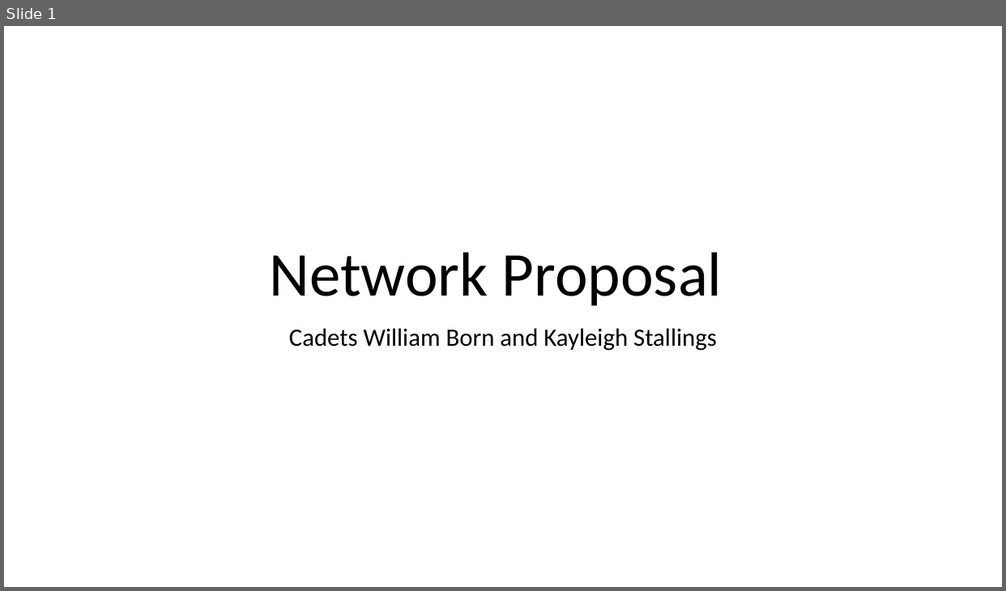
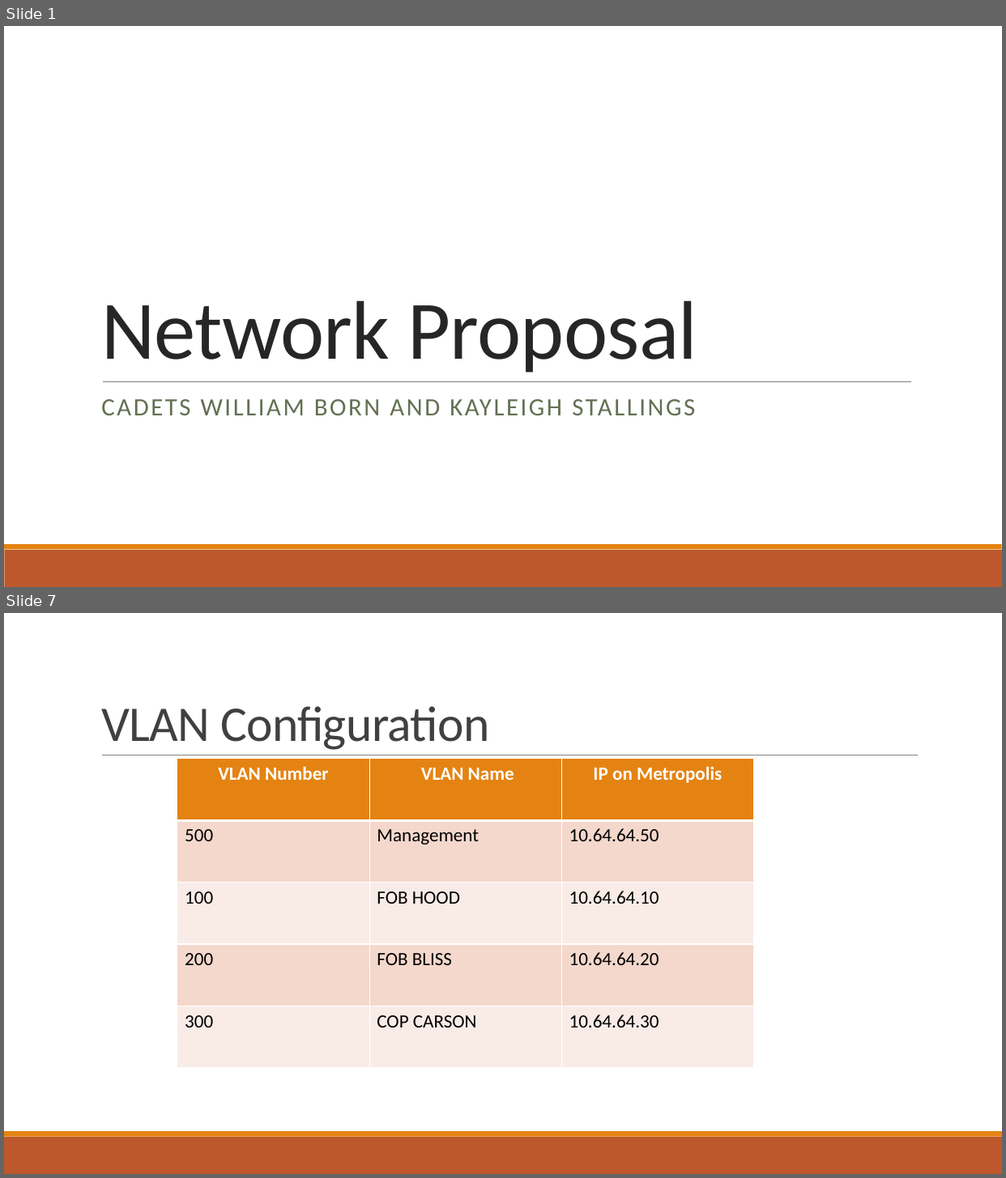
Before and after one commit to wkborn/cy350project, a slide deck: Network Proposal.pptx. Shown one above the other, each under a label of ours: slide 1 before the commit, slides 1 and 7 after it; the slides between them are not shown. The pictures are 1006x591 and 1006x1178 pixels, drawn with LibreOffice and Linux fonts; fonts in the diff are those of the drawing. Boxes give left, top, right and bottom in pixels: in the first picture for what was removed or moved away, otherwise in the second. Text is boxed around its words. In the diff, an @@ line names an element or a change of style, - is before the commit and + after.

```diff
--- a/Network Proposal.pptx
+++ b/Network Proposal.pptx
@@ slide 7 added at (x1=4, y1=613, x2=1002, y2=1174), background #FFFFFF; not listed: 2 template elements that a slide beside it also shows @@
@@ title added at (x1=101, y1=706, x2=489, y2=750), 48 pt, text #404040 @@
+VLAN Configuration
@@ line added from (102, 756) to (918, 756), #808080 0.5 pt @@
@@ table added at (x1=177, y1=759, x2=755, y2=1069), 5 rows, 3 columns @@
+VLAN Number | VLAN Name | IP on Metropolis
+500 | Management | 10.64.64.50
+100 | FOB HOOD | 10.64.64.10
+200 | FOB BLISS | 10.64.64.20
+300 | COP CARSON | 10.64.64.30
@@ slide 1 changed as well @@
@@ title "Network Proposal" moved from (x1=270, y1=252, x2=722, y2=306) to (x1=101, y1=301, x2=697, y2=373) @@
@@ title "Network Proposal" at (x1=101, y1=301, x2=697, y2=373): size 60 to 80 pt, text colour #000000 to #262626, letter spacing 0 to -0.5 pt; alignment centre to left; line spacing 0.9 to 0.85 @@
@@ line added from (103, 382) to (911, 382), #808080 0.5 pt @@
@@ subtitle at (x1=101, y1=399, x2=695, y2=416): text changed; text colour #000000 to #637052 @@
-Cadets William Born and Kayleigh Stallings
+CADETS WILLIAM BORN AND KAYLEIGH STALLINGS
@@ rectangle added at (x1=4, y1=550, x2=1002, y2=587), fill #BD582C @@
@@ rectangle added at (x1=4, y1=544, x2=1002, y2=550), fill #E48312 @@
```
Also in this commit, not shown: 5 other slides changed, 2 other slides added, 6 slides removed.
